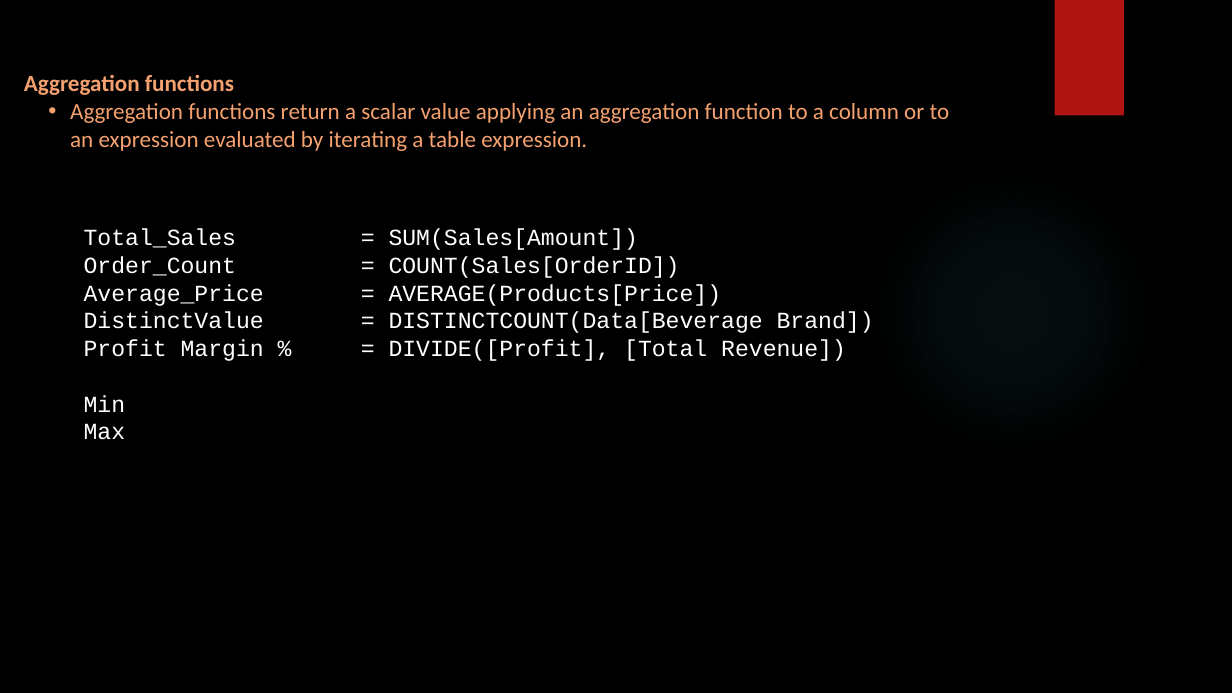
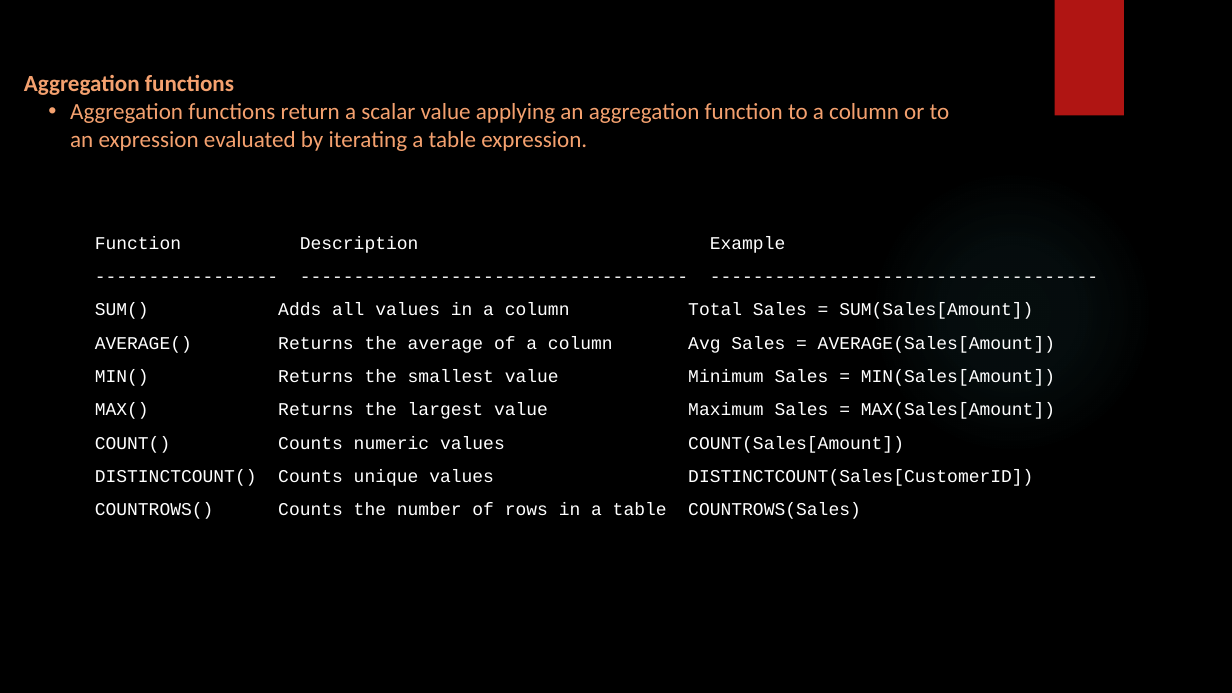
Before and after one commit to SHIVRAJSHINDE/Ethans, a slide deck: slide 3 of 17 18 20/5.Power Bi/5) Dax/Dax.pptx. Drawn at 1232x693 pixels with LibreOffice and Linux fonts; fonts in the diff are those of the drawing; background and template pictures are left out. Boxes give left, top, right and bottom in pixels: in the first picture for what was removed or moved away, otherwise in the second. Text is boxed around its words. In the diff, an @@ line names an element or a change of style, - is before the commit and + after.

```diff
--- a/17 18 20/5.Power Bi/5) Dax/Dax.pptx
+++ b/17 18 20/5.Power Bi/5) Dax/Dax.pptx
@@ text removed at [84, 229, 874, 361] @@
-Total_Sales = SUM(Sales[Amount])
-Order_Count = COUNT(Sales[OrderID])
-Average_Price = AVERAGE(Products[Price])
-DistinctValue = DISTINCTCOUNT(Data[Beverage Brand])
-Profit Margin % = DIVIDE([Profit], [Total Revenue])
-Min
-Max
@@ text added at [95, 236, 1055, 519], 14 pt, text #FFFFFF @@
+Function Description Example
+----------------- ------------------------------------ ------------------------------------
+SUM() Adds all values in a column Total Sales = SUM(Sales[Amount])
+AVERAGE() Returns the average of a column Avg Sales = AVERAGE(Sales[Amount])
+MIN() Returns the smallest value Minimum Sales = MIN(Sales[Amount])
+MAX() Returns the largest value Maximum Sales = MAX(Sales[Amount])
+COUNT() Counts numeric values COUNT(Sales[Amount])
+DISTINCTCOUNT() Counts unique values DISTINCTCOUNT(Sales[CustomerID])
+COUNTROWS() Counts the number of rows in a table COUNTROWS(Sales)
```
Also in this commit, not shown: 4 other slides changed, 7 slides added, 1 slide removed, 47 other files.
